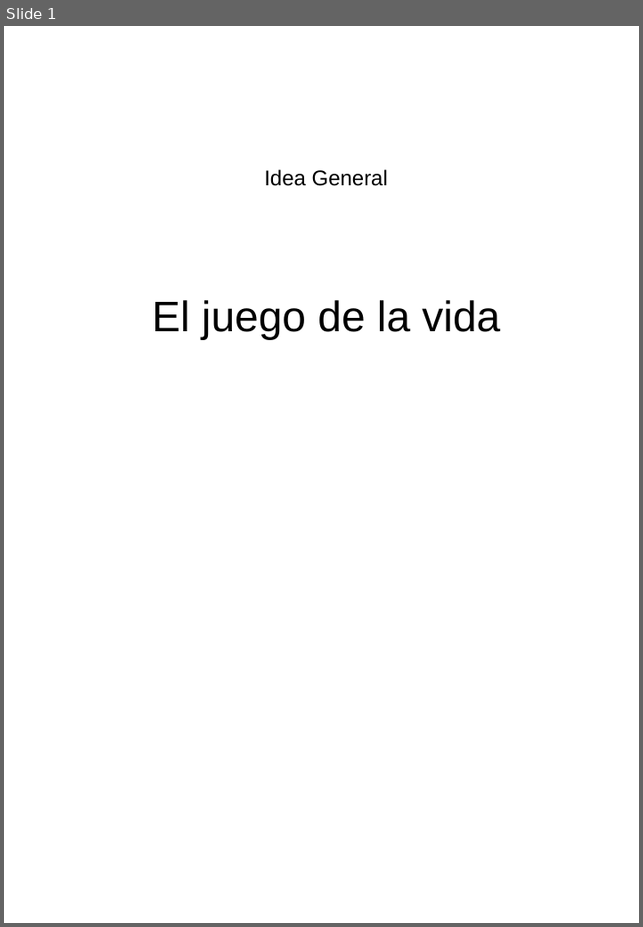
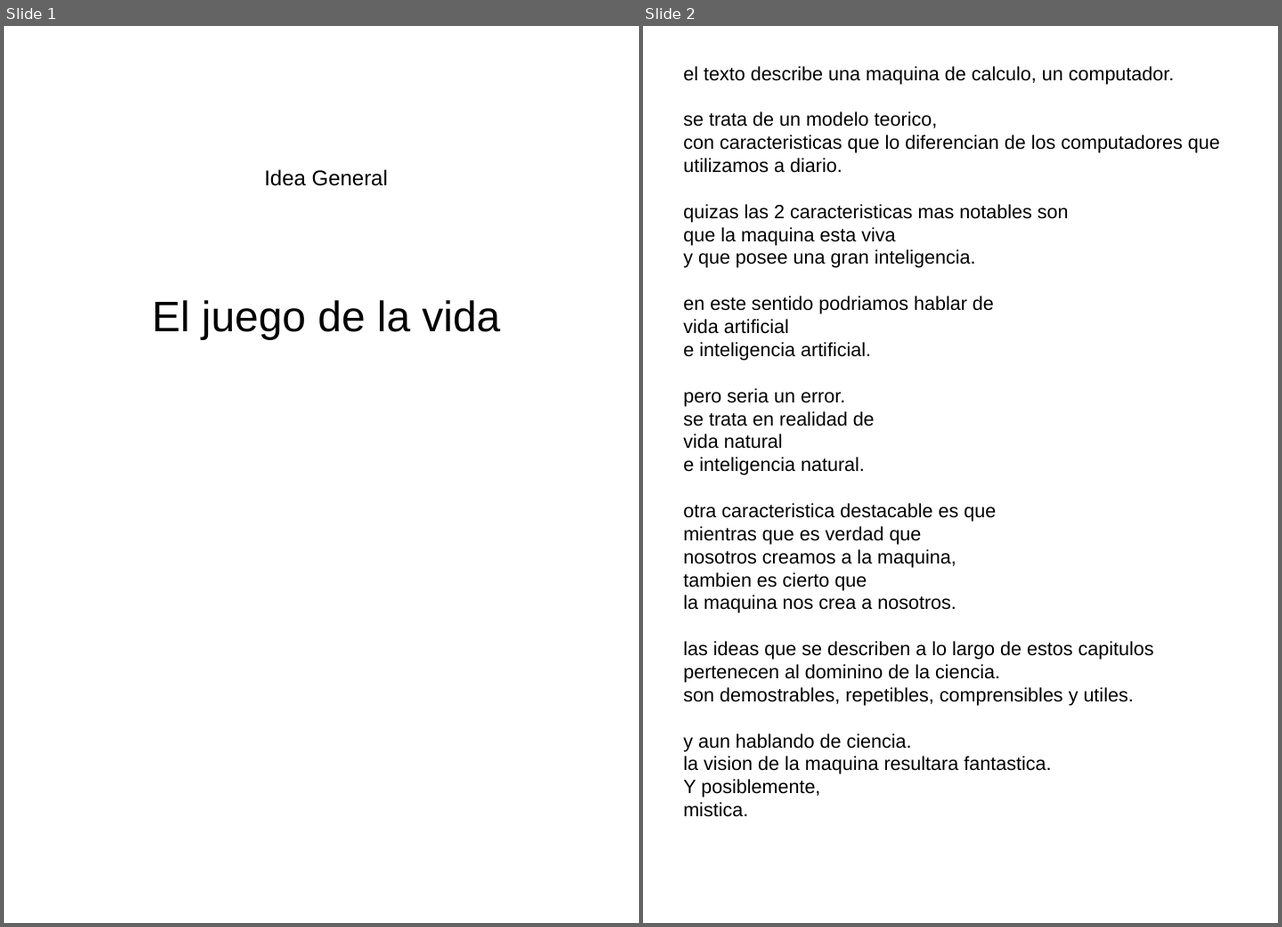
Before and after one commit to fabhrius/La-Cosa, a slide deck: capitulos/Idea general/Idea General.odp. Shown side by side, each under a label of ours: slide 1 before the commit, slides 1 and 2 after it. The pictures are 643x927 and 1282x927 pixels, drawn with LibreOffice and Linux fonts; fonts in the diff are those of the drawing. Boxes give left, top, right and bottom in pixels: in the first picture for what was removed or moved away, otherwise in the second. Text is boxed around its words. In the diff, an @@ line names an element or a change of style, - is before the commit and + after.

```diff
--- a/capitulos/Idea general/Idea General.odp
+++ b/capitulos/Idea general/Idea General.odp
@@ slide 2 added at <box>643,26,1278,923</box>, background #FFFFFF @@
@@ text added at <box>683,66,1220,817</box>, 18 pt, text #000000 @@
+el texto describe una maquina de calculo, un computador.
+se trata de un modelo teorico,
+con caracteristicas que lo diferencian de los computadores que utilizamos a diario.
+quizas las 2 caracteristicas mas notables son
+que la maquina esta viva
+y que posee una gran inteligencia.
+en este sentido podriamos hablar de
+vida artificial
+e inteligencia artificial.
+pero seria un error.
+se trata en realidad de
+vida natural
+e inteligencia natural.
+otra caracteristica destacable es que
+mientras que es verdad que
+nosotros creamos a la maquina,
+tambien es cierto que
+la maquina nos crea a nosotros.
+las ideas que se describen a lo largo de estos capitulos
+pertenecen al dominino de la ciencia.
+son demostrables, repetibles, comprensibles y utiles.
+y aun hablando de ciencia.
+la vision de la maquina resultara fantastica.
+Y posiblemente,
+mistica.
```
Also in this commit, not shown: 3 other slides added, 13 slides removed.
